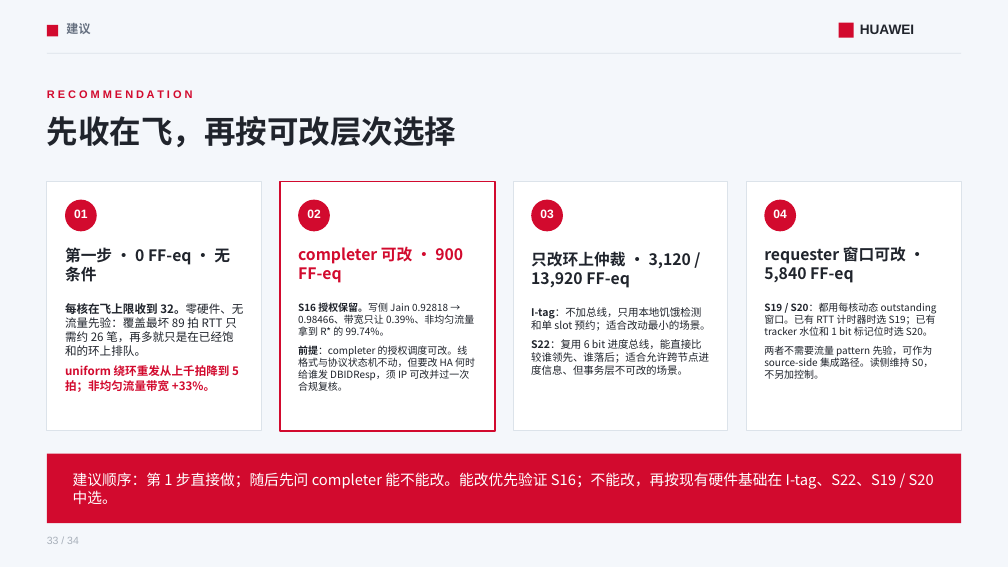
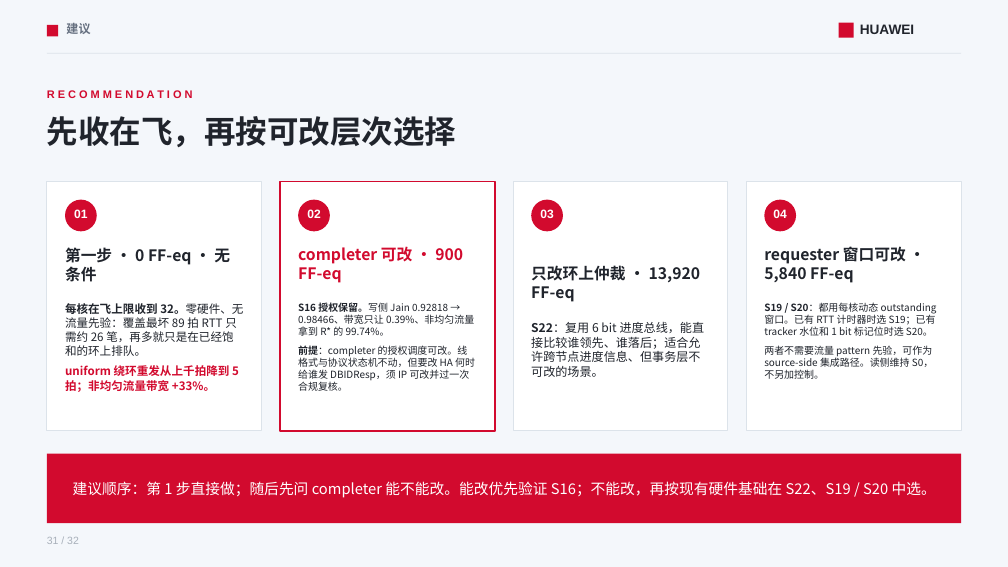
Before and after one commit to lukebest/booksim2, a slide deck: slide 31 of ppt/ring2-write-fairness.pptx (slide 33 before the commit). Drawn at 1008x567 pixels with LibreOffice and Linux fonts; fonts in the diff are those of the drawing. Boxes give left, top, right and bottom in pixels: in the first picture for what was removed or moved away, otherwise in the second. Text is boxed around its words. In the diff, an @@ line names an element or a change of style, - is before the commit and + after.

```diff
--- a/ppt/ring2-write-fairness.pptx
+++ b/ppt/ring2-write-fairness.pptx
@@ text at bbox=[531, 265, 701, 302]: text changed @@
-只改环上仲裁 · 3,120 / 13,920 FF‑eq
+只改环上仲裁 · 13,920 FF‑eq
@@ text at bbox=[531, 307, 711, 331]: paragraph removed @@
-I-tag：不加总线，只用本地饥饿检测和单 slot 预约；适合改动最小的场景。
@@ text "S22：复用 6 bit 进度总线，能直接比较谁领先、谁落后；适合允许跨节点进度信息、但事务层不可改的场景。": place and size @@
-text "S22：复用 6 bit 进度总线，能直接比较谁领先、谁落后；适合允许跨节点进度信息、但事务层不可改的场景。" at bbox=[531, 307, 711, 375]
+text "S22：复用 6 bit 进度总线，能直接比较谁领先、谁落后；适合允许跨节点进度信息、但事务层不可改的场景。" at bbox=[531, 322, 705, 377]
@@ text "S22：复用 6 bit 进度总线，能直接比较谁领先、谁落后；适合允许跨节点进度信息、但事务层不可改的场景。" at bbox=[531, 322, 705, 377]: size 10 to 11.5 pt; less space between paragraphs @@
@@ text at bbox=[73, 481, 936, 498]: text changed @@
-建议顺序：第 1 步直接做；随后先问 completer 能不能改。能改优先验证 S16；不能改，再按现有硬件基础在 I-tag、S22、S19 / S20 中选。
+建议顺序：第 1 步直接做；随后先问 completer 能不能改。能改优先验证 S16；不能改，再按现有硬件基础在 S22、S19 / S20 中选。
@@ text at bbox=[47, 537, 79, 544]: text changed @@
-33 / 34
+31 / 32
```
Also in this commit, not shown: 30 other slides changed, 2 slides removed, 10 other files.
